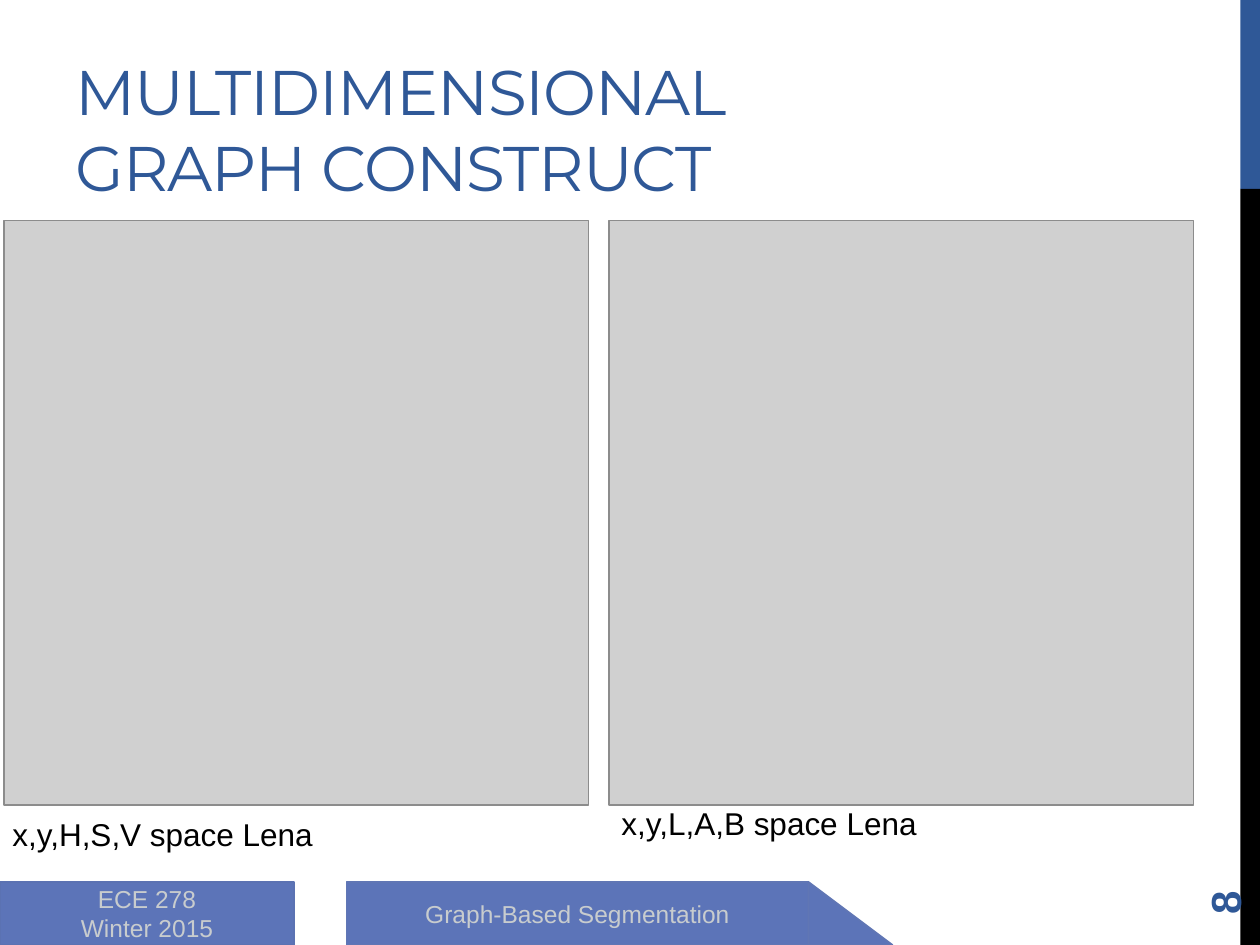
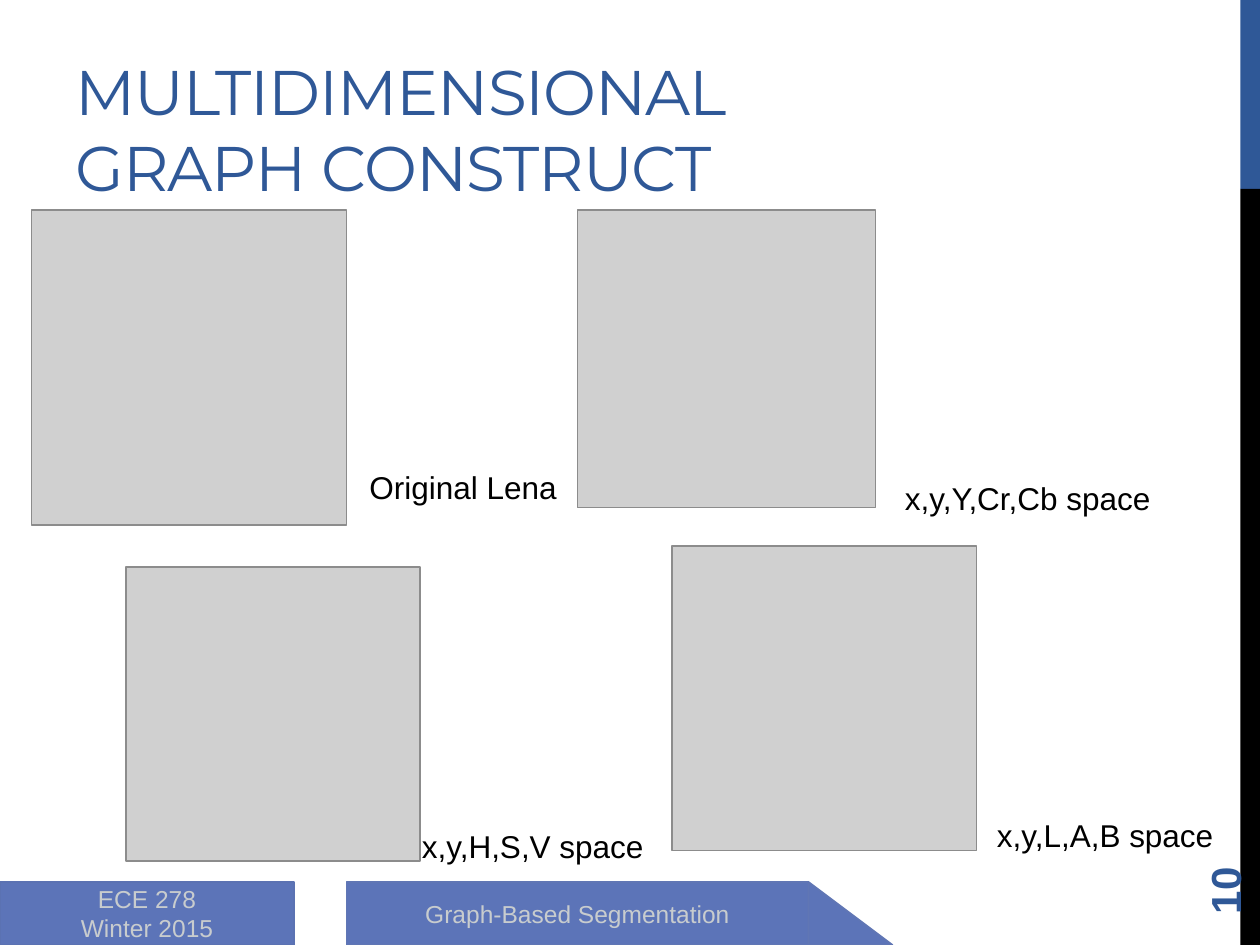
Before and after one commit to zhongguomeng/graph-based-segmentation, a slide deck: slide 10 of 8_report/presentation.pptx (slide 8 before the commit). Drawn at 1260x945 pixels with LibreOffice and Linux fonts; fonts in the diff are those of the drawing; grey boxes stand for pictures. Boxes give left, top, right and bottom in pixels: in the first picture for what was removed or moved away, otherwise in the second. Text is boxed around its words. In the diff, an @@ line names an element or a change of style, - is before the commit and + after.

```diff
--- a/8_report/presentation.pptx
+++ b/8_report/presentation.pptx
@@ picture removed at (x1=4, y1=220, x2=588, y2=805) @@
@@ picture added at (x1=32, y1=210, x2=346, y2=525) @@
@@ picture added at (x1=577, y1=210, x2=874, y2=508) @@
@@ picture removed at (x1=609, y1=220, x2=1193, y2=805) @@
@@ text added at (x1=369, y1=476, x2=557, y2=505), 18 pt, text #000000 @@
+Original Lena
@@ text added at (x1=905, y1=487, x2=1150, y2=516), 18 pt, text #000000 @@
+x,y,Y,Cr,Cb space
@@ picture added at (x1=126, y1=567, x2=420, y2=861) @@
@@ picture added at (x1=672, y1=546, x2=976, y2=850) @@
@@ text at (x1=422, y1=836, x2=643, y2=864): text changed @@
-x,y,H,S,V space Lena
+x,y,H,S,V space
@@ text at (x1=997, y1=825, x2=1213, y2=853): text changed @@
-x,y,L,A,B space Lena
+x,y,L,A,B space
@@ page number at (x1=1203, y1=872, x2=1250, y2=914): text changed @@
-8
+10
```
Also in this commit, not shown: 5 other slides changed, 2 slides added.
